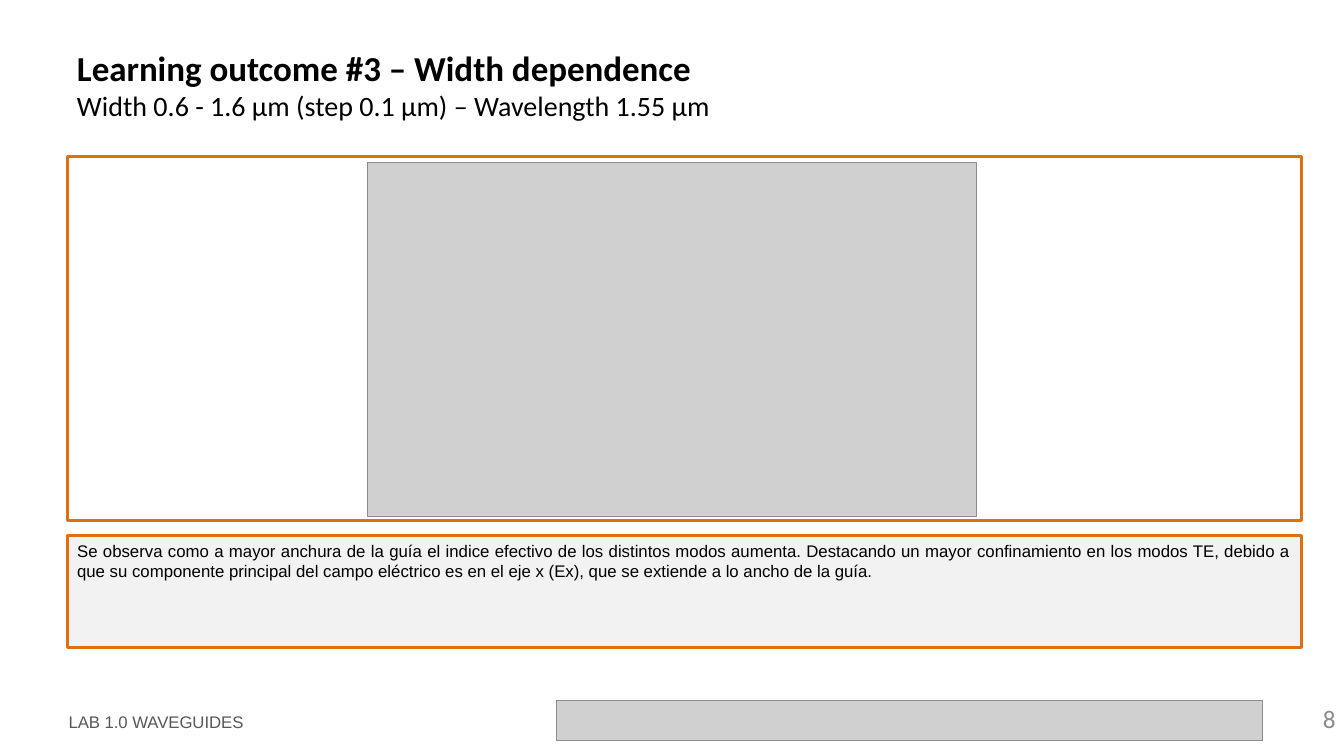
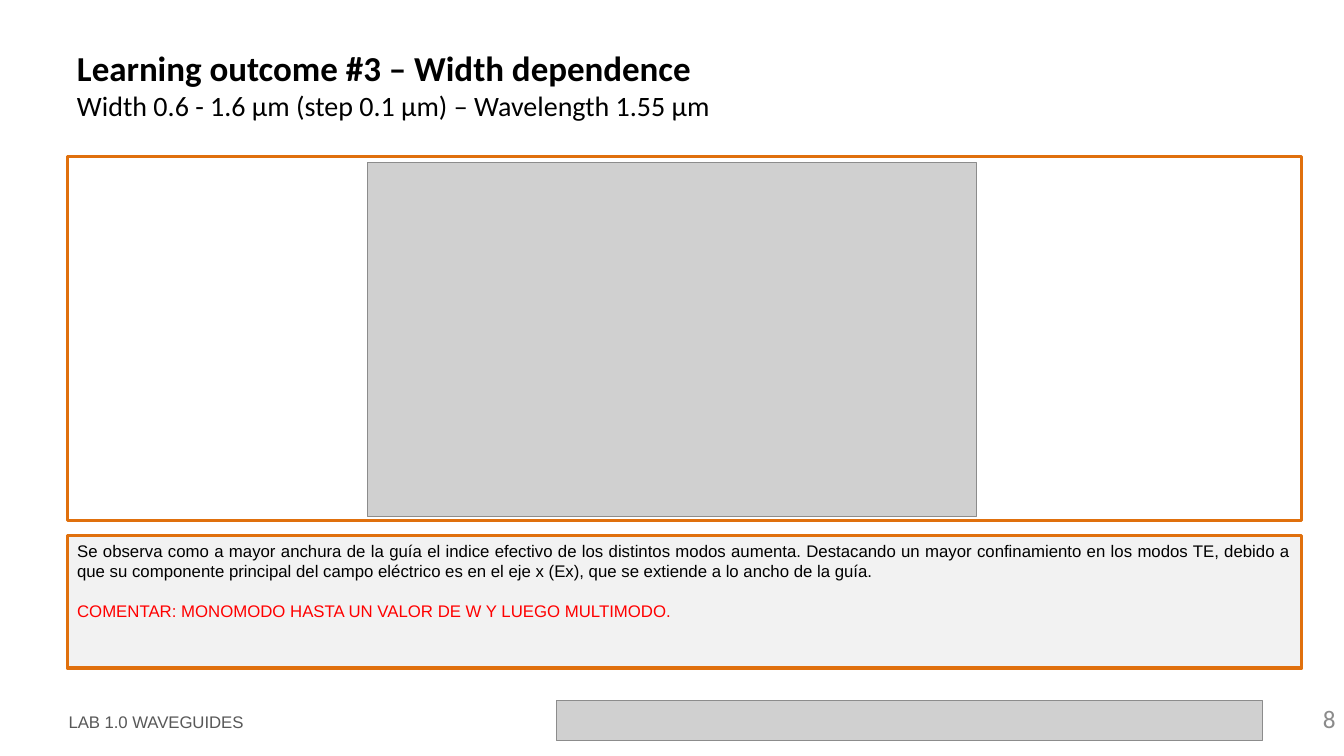
Before and after one commit to jllanoh/cifoin-lab1, a slide deck: slide 8 of LabBook_10.pptx. Drawn at 1344x756 pixels with LibreOffice and Linux fonts; fonts in the diff are those of the drawing; grey boxes stand for pictures; background and template pictures are left out. Boxes give left, top, right and bottom in pixels: in the first picture for what was removed or moved away, otherwise in the second. Text is boxed around its words. In the diff, an @@ line names an element or a change of style, - is before the commit and + after.

```diff
--- a/LabBook_10.pptx
+++ b/LabBook_10.pptx
@@ rectangle "Se observa como a mayor ...": place and size @@
-rectangle "Se observa como a mayor ..." at [68,536,1303,648]
+rectangle "Se observa como a mayor ..." at [68,536,1303,668]
@@ text in rectangle at [77,605,671,617]: paragraph added @@
+COMENTAR: MONOMODO HASTA UN VALOR DE W Y LUEGO MULTIMODO.
```
Also in this commit, not shown: 4 other slides changed, 2 other files.
